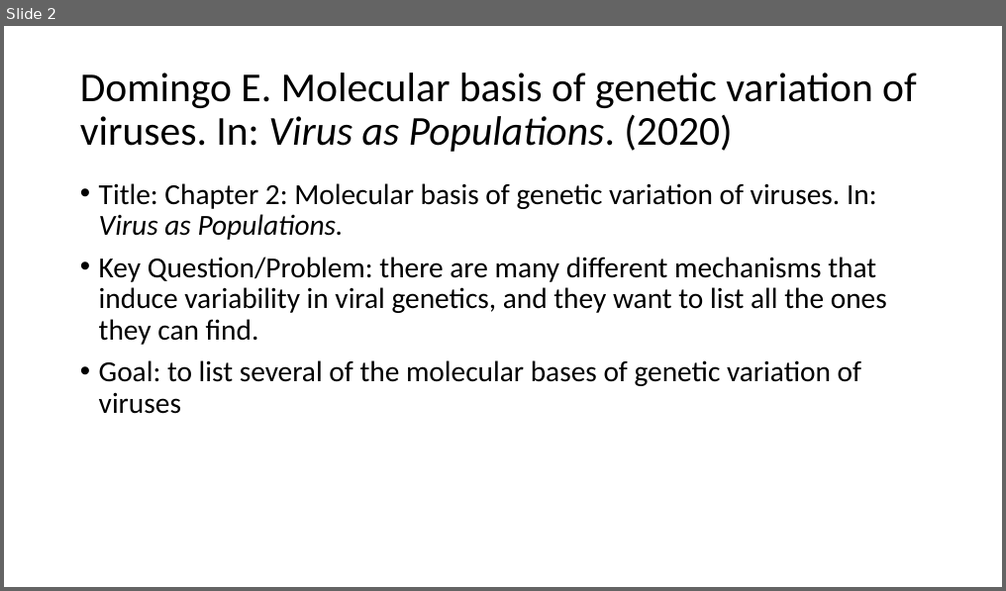
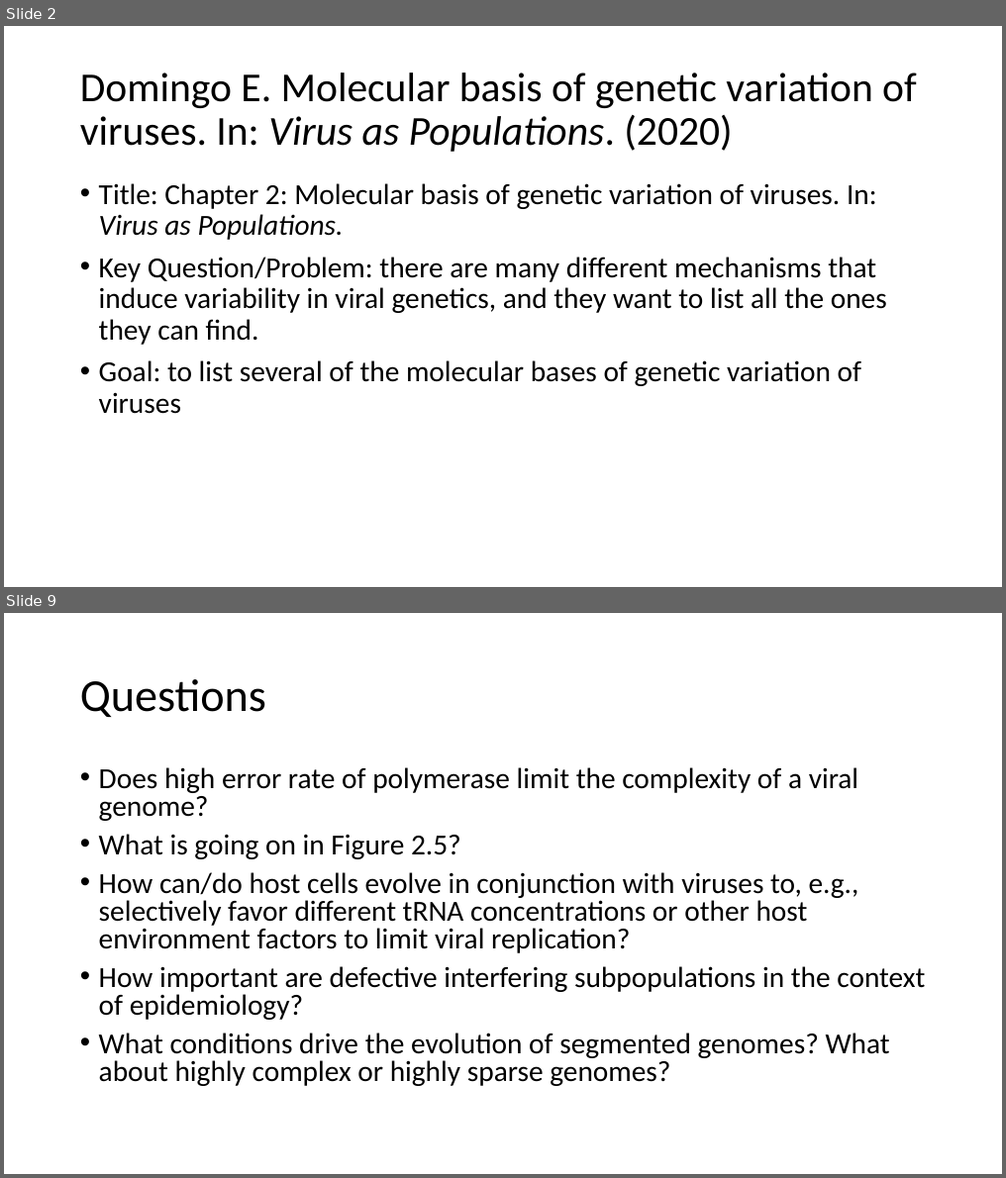
Before and after one commit to wzbillings/EPID-8200, a slide deck: Assignments/ZB-Week3-Readings.pptx. Shown one above the other, each under a label of ours: slide 2 before the commit, slides 2 and 9 after it; the slides between them are not shown. The pictures are 1006x591 and 1006x1178 pixels, drawn with LibreOffice and Linux fonts; fonts in the diff are those of the drawing. Boxes give left, top, right and bottom in pixels: in the first picture for what was removed or moved away, otherwise in the second. Text is boxed around its words. In the diff, an @@ line names an element or a change of style, - is before the commit and + after.

```diff
--- a/Assignments/ZB-Week3-Readings.pptx
+++ b/Assignments/ZB-Week3-Readings.pptx
@@ slide 9 added at <box>4,613,1002,1174</box>, background #FFFFFF @@
@@ title added at <box>80,679,266,717</box>, 44 pt, text #000000 @@
+Questions
@@ text added at <box>99,767,925,1086</box>, 28 pt, text #000000 @@
+• Does high error rate of polymerase limit the complexity of a viral genome?
+• What is going on in Figure 2.5?
+• How can/do host cells evolve in conjunction with viruses to, e.g., selectively favor different tRNA concentrations or other host environment factors to limit viral replication?
+• How important are defective interfering subpopulations in the context of epidemiology?
+• What conditions drive the evolution of segmented genomes? What about highly complex or highly sparse genomes?
```
Also in this commit, not shown: 1 slide changed, 9 other slides added, 2 slides removed.
